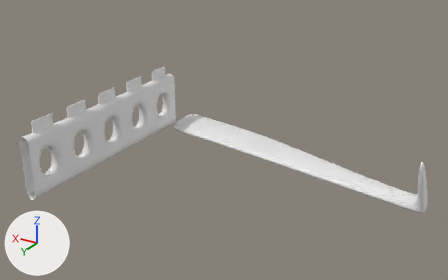
A saved change to the Blender file blender_files/plane.blend.
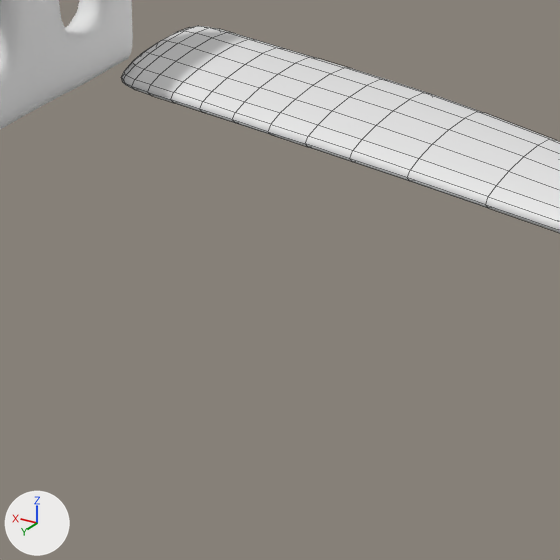
Old and new are each drawn whole from a camera (50 mm lens) standing at (-18.51, 24.37, 11.44) and looking at (-5.79, 3.18, 0.84) and again close up on the part from 32% to 63% of the width and 38% to 89% of the height. The axes (+X, +Y, +Z) are drawn at lower left. The lights are the same throughout. The close-ups show mesh edges as thin lines.

Before the edit, the objects in view are built like this:
```python
me_cube_001 = bpy.data.meshes.new('Cube.001')
me_cube_001.from_pydata(...)  # 72 vertices, 62 faces; spans x -0.26..0.26, y -1.0..1.0, z -1.0..1.83
me_cube_001.polygons.foreach_set('use_smooth', [True] * 62)
me_cube_001.materials.append(mat_material_001)  # white #e7e7e7
me_cube_002 = bpy.data.meshes.new('Cube.002')
me_cube_002.from_pydata(...)  # 32 vertices, 30 faces; spans x -14.16..-0.08, y -2.95..2.18, z -1.54..1.44
me_cube_002.polygons.foreach_set('use_smooth', [True] * 30)
me_cube_002.materials.append(mat_material_001)  # white #e7e7e7
ob_cube = bpy.data.objects.new('Cube', me_cube_001)
ob_cube.location = (0.0, 0.0, 0.0)
_m = ob_cube.modifiers.new('Subdivision', 'SUBSURF')
_m.levels = 2
_m = ob_cube.modifiers.new('Array', 'ARRAY')
_m.count = 5
_m.relative_offset_displace = (0.0, 1.0, 0.0)
_m.use_merge_vertices = True
ob_cube_001 = bpy.data.objects.new('Cube.001', me_cube_002)
ob_cube_001.location = (0.0, 0.0, 0.0)
_m = ob_cube_001.modifiers.new('Subdivision', 'SUBSURF')
_m.levels = 2
```
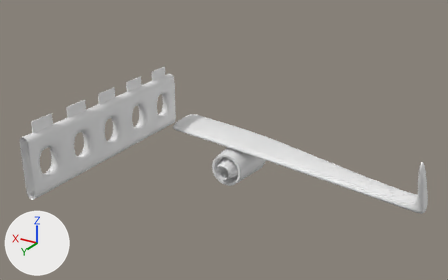
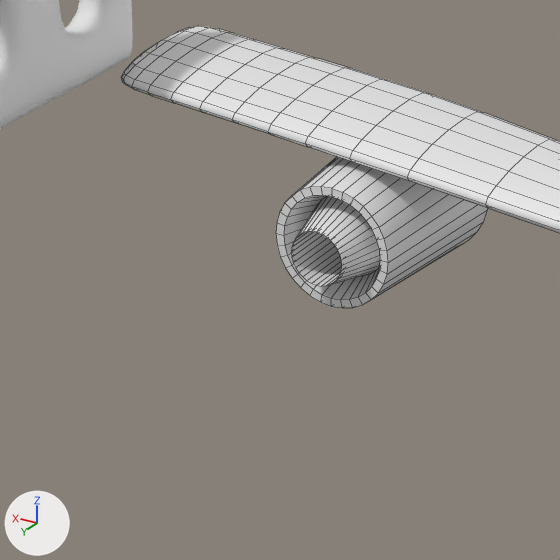
Changed parts and their boxes [x1, y1, x2, y2] in the close-ups (560 x 560 px):
'Cylinder', added: after [276, 157, 488, 308]

Edits to the bpy script that builds the scene:
```text
Add me_cylinder:
    me_cylinder.from_pydata(...)  # 192 vertices, 162 faces; spans x -1.0..1.0, y -1.0..1.0, z -1.75..1.0
    me_cylinder.polygons.foreach_set('use_smooth', [True] * 162)
Add ob_cylinder:
    ob_cylinder = bpy.data.objects.new('Cylinder', me_cylinder)
    ob_cylinder.location = (-4.28, -0.91, -2.13)
    ob_cylinder.rotation_euler = (1.571, 0.0, 0.0)  # degrees (90, 0, 0)
```
